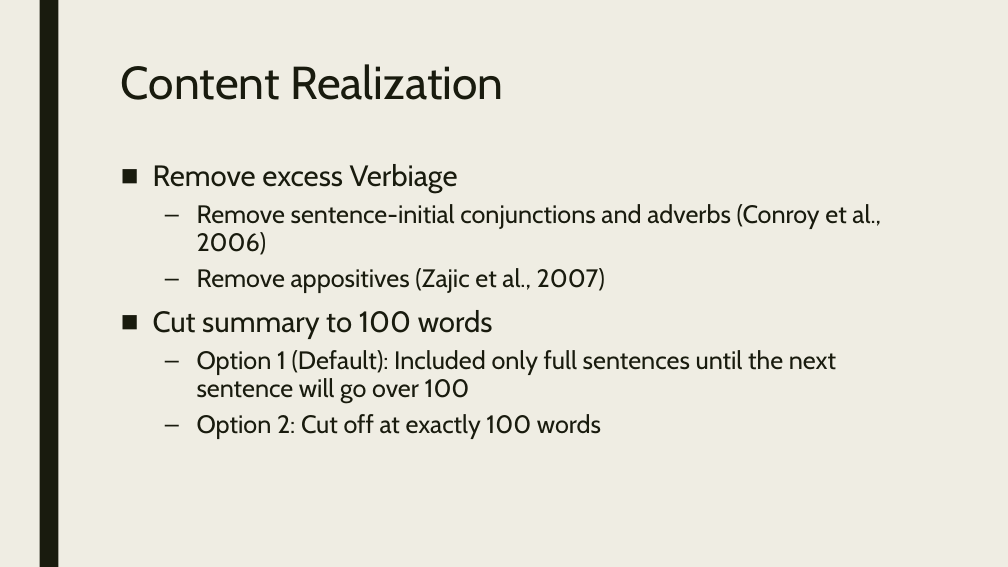
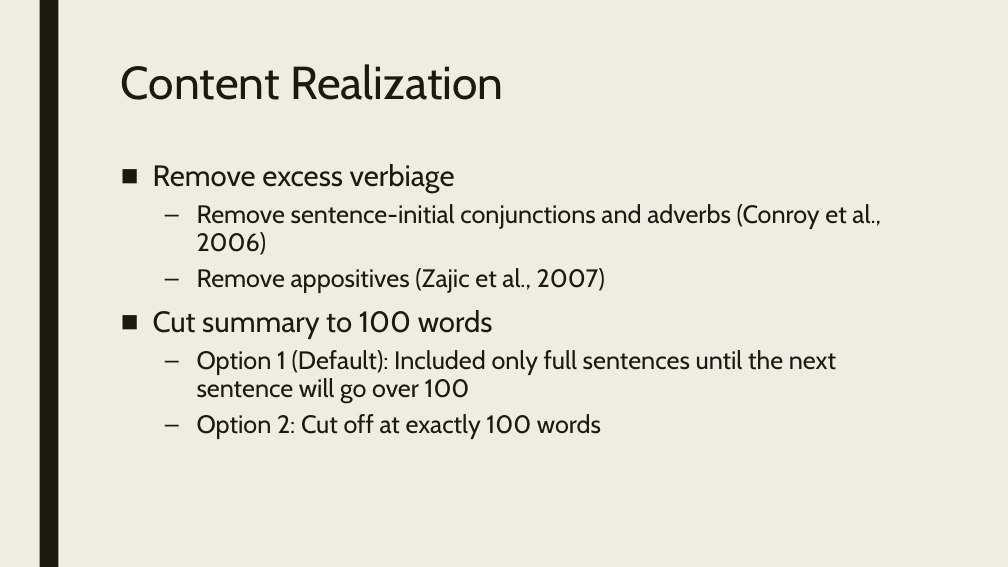
Before and after one commit to Mindful/ling-573, a slide deck: slide 15 of doc/D2_presentation.pptx. Drawn at 1008x567 pixels with LibreOffice and Linux fonts; fonts in the diff are those of the drawing. Boxes give left, top, right and bottom in pixels: in the first picture for what was removed or moved away, otherwise in the second. Text is boxed around its words. In the diff, an @@ line names an element or a change of style, - is before the commit and + after.

```diff
--- a/doc/D2_presentation.pptx
+++ b/doc/D2_presentation.pptx
@@ text at box(153, 164, 455, 193): text changed @@
-■ Remove excess Verbiage
+■ Remove excess verbiage
```
Also in this commit, not shown: 1 other slide changed.
